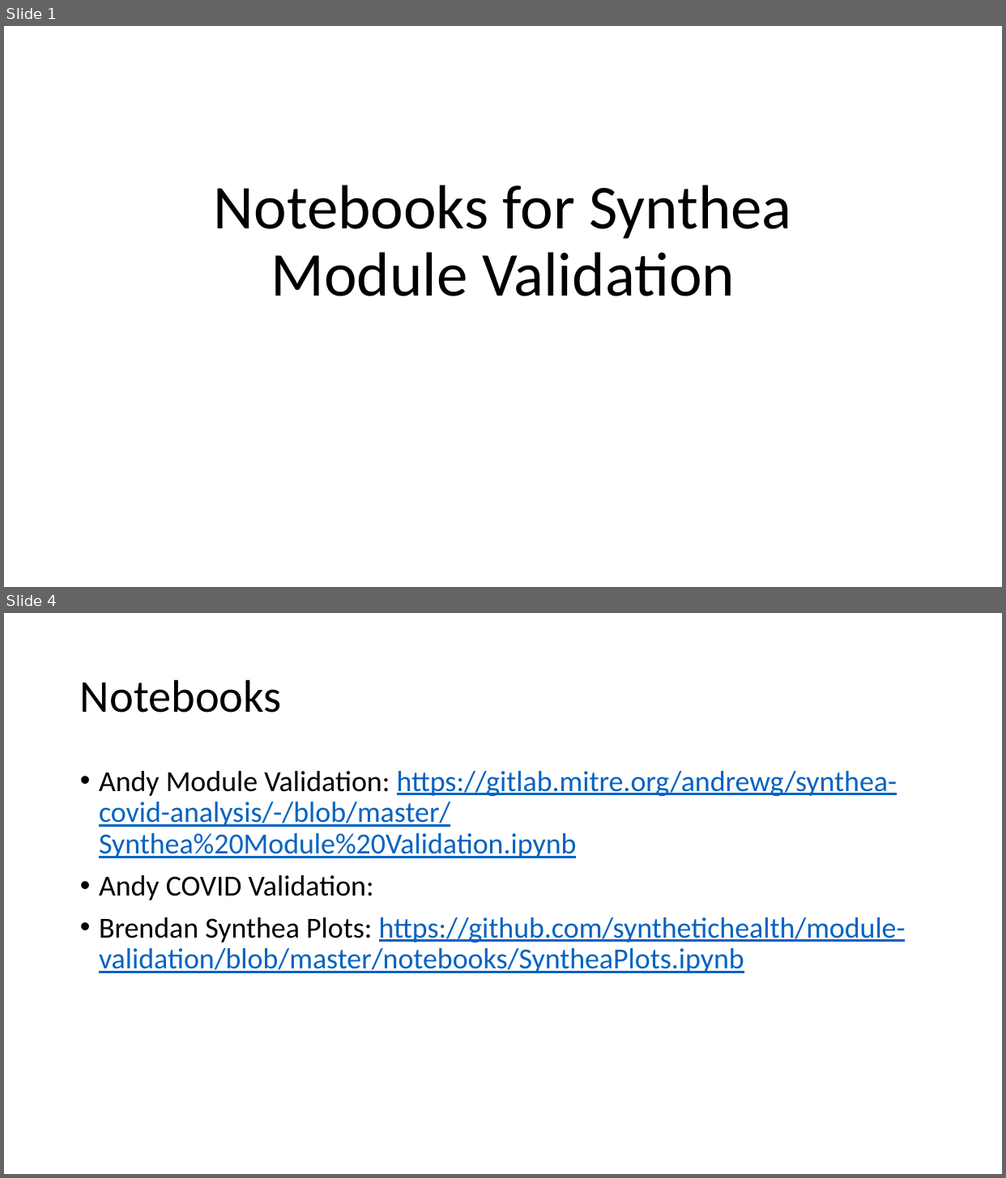
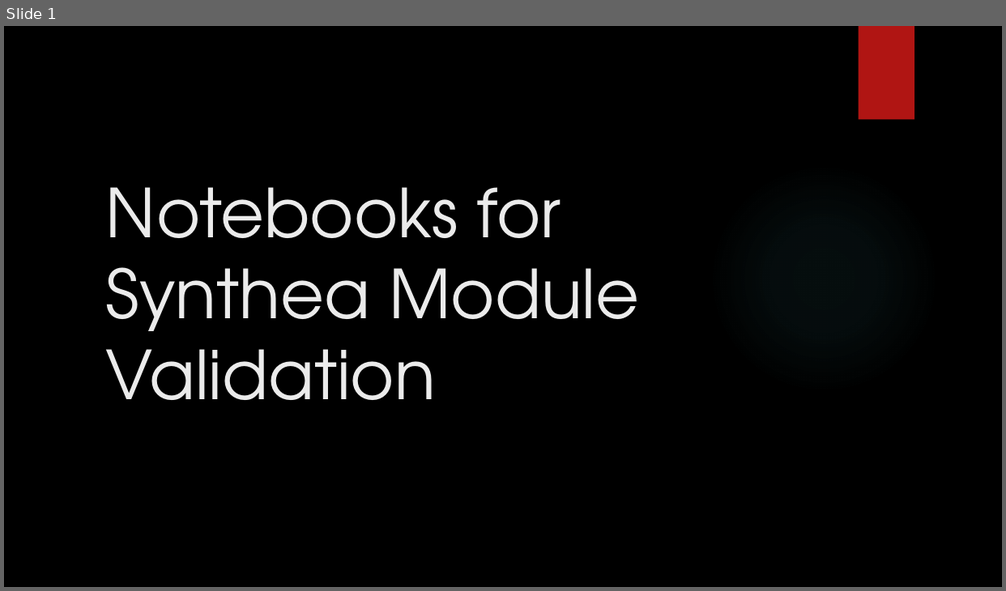
Before and after one commit to synthetichealth/module-validation, a slide deck: notebook-ideas.pptx. Shown one above the other, each under a label of ours: slides 1 and 4 before the commit, slide 1 after it; the slides between them are not shown. The pictures are 1006x1178 and 1006x591 pixels, drawn with LibreOffice and Linux fonts; fonts in the diff are those of the drawing; background and template pictures are left out. Boxes give left, top, right and bottom in pixels: in the first picture for what was removed or moved away, otherwise in the second. Text is boxed around its words. In the diff, an @@ line names an element or a change of style, - is before the commit and + after.

Commit message:
updated notebook ideas ppt.

```diff
--- a/notebook-ideas.pptx
+++ b/notebook-ideas.pptx
@@ slide 4 removed at box(4, 613, 1002, 1174), background #FFFFFF @@
@@ title removed at box(80, 679, 282, 713) @@
-Notebooks
@@ text removed at box(99, 771, 906, 973) @@
-• Andy Module Validation: https://gitlab.mitre.org/andrewg/synthea-covid-analysis/-/blob/master/Synthea%20Module%20Validation.ipynb
-• Andy COVID Validation:
-• Brendan Synthea Plots: https://github.com/synthetichealth/module-validation/blob/master/notebooks/SyntheaPlots.ipynb
@@ slide 1 changed as well @@
@@ background #FFFFFF to picture (left out) @@
@@ rectangle added at box(859, 26, 914, 120), fill #B01513 @@
@@ title "Notebooks for Synthea Module Validation": place and size @@
-title "Notebooks for Synthea Module Validation" at box(214, 185, 791, 297)
+title "Notebooks for Synthea Module Validation" at box(106, 187, 639, 400)
@@ title "Notebooks for Synthea Module Validation" at box(106, 187, 639, 400): size 60 to 64.8 pt, font Calibri to TeX Gyre Adventor, text colour #000000 to #EBEBEB; alignment centre to left; line spacing 0.9 to 1 @@
@@ ellipse added at box(709, 163, 939, 394), fill gradient #50B9C1 @@
```
Also in this commit, not shown: 2 other slides changed, 9 slides added, 1 other file.
